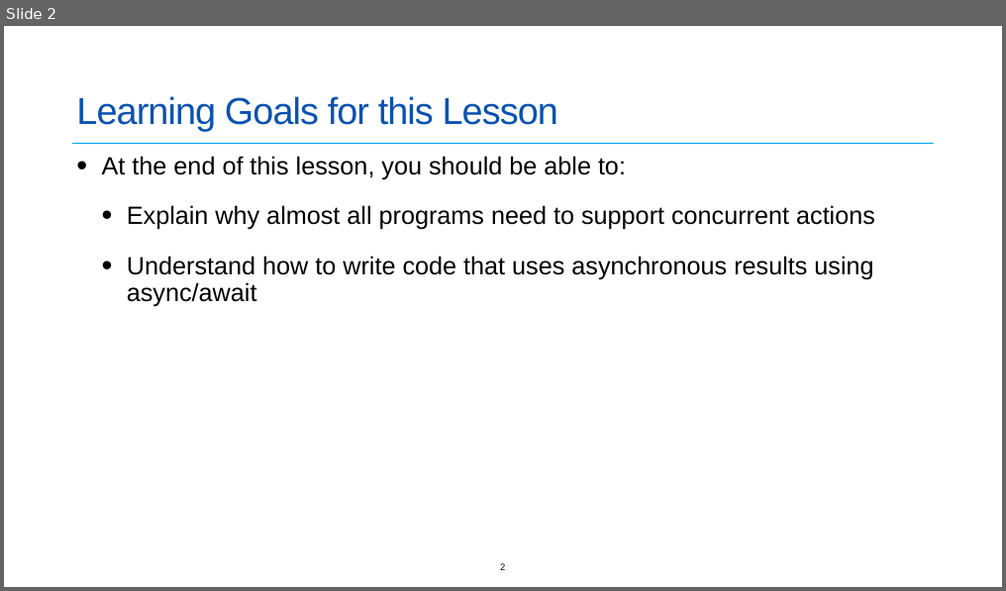
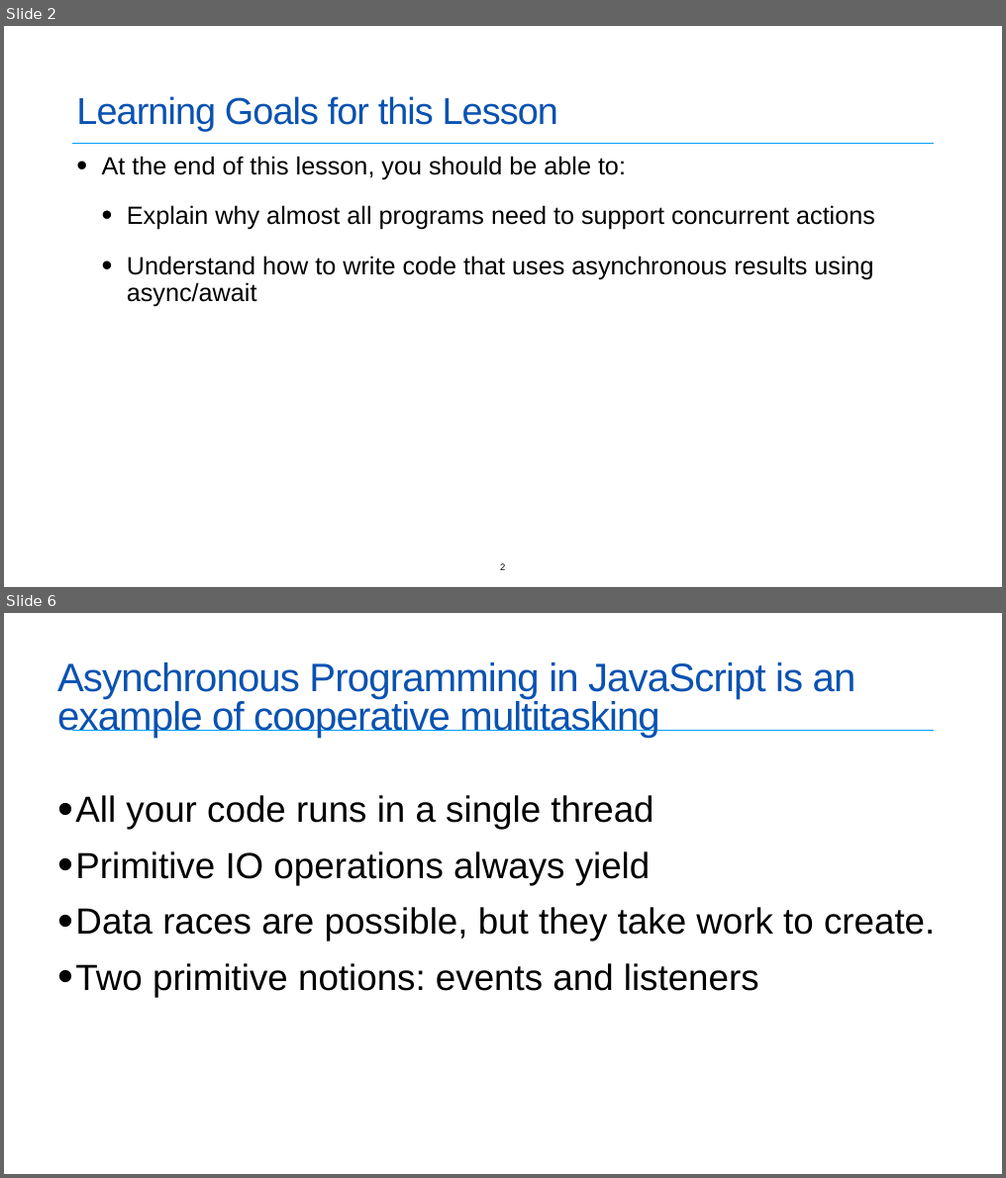
Before and after one commit to neu-se/CS4530-Spring-2022, a slide deck: Slides/Lesson 4.1 Concurrent Programming.pptx. Shown one above the other, each under a label of ours: slide 2 before the commit, slides 2 and 6 after it; the slides between them are not shown. The pictures are 1006x591 and 1006x1178 pixels, drawn with LibreOffice and Linux fonts; fonts in the diff are those of the drawing. Boxes give left, top, right and bottom in pixels: in the first picture for what was removed or moved away, otherwise in the second. Text is boxed around its words. In the diff, an @@ line names an element or a change of style, - is before the commit and + after.

```diff
--- a/Slides/Lesson 4.1 Concurrent Programming.pptx
+++ b/Slides/Lesson 4.1 Concurrent Programming.pptx
@@ slide 6 added at (4, 613, 1002, 1174), background #FFFFFF; not listed: 1 template element that a slide beside it also shows @@
@@ title added at (57, 663, 856, 738), 38.2 pt, text #0A52B1 @@
+Asynchronous Programming in JavaScript is an example of cooperative multitasking
@@ text added at (75, 795, 935, 997), 35 pt, text #000000 @@
+• All your code runs in a single thread
+• Primitive IO operations always yield
+• Data races are possible, but they take work to create.
+• Two primitive notions: events and listeners
```
Also in this commit, not shown: 1 slide changed, 18 other slides added, 7 slides removed.
